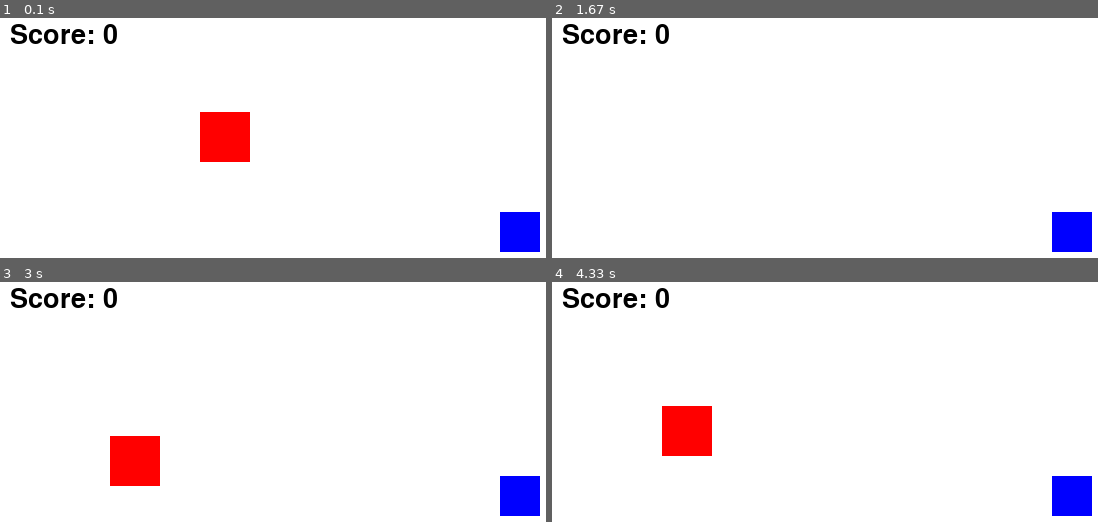
Above: before the commit, frames 1-4 (two rows, left to right).
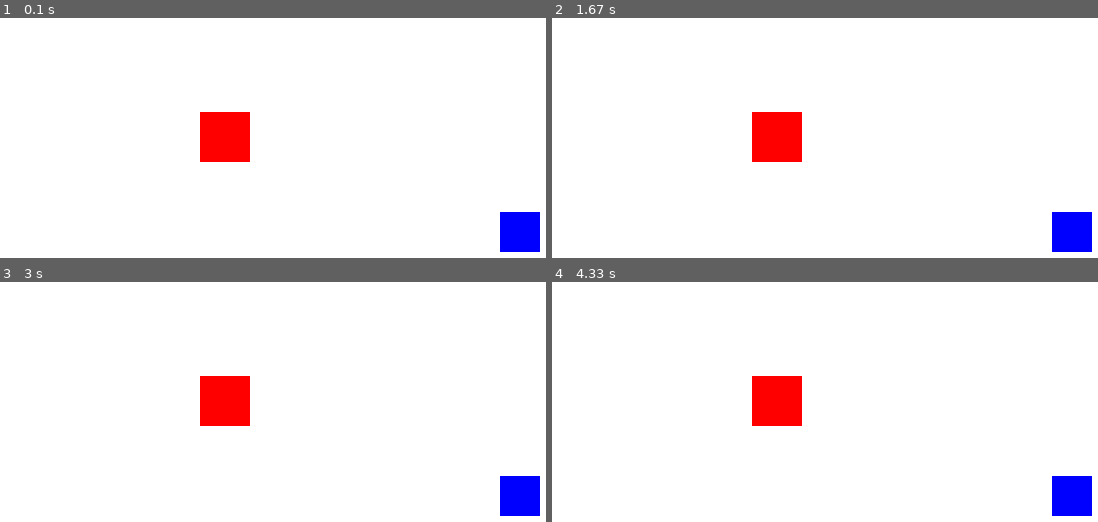
Above: after the commit, the same moments.

Repository: hee1-codeium/pygame-class
Game: pygame game, started from score_sys/score_system_2.py
Two runs of this game, one before a commit and one after it. Both use one fixed random seed, a clock stepped at 60 frames per second and the inputs below.
Inputs:
- Up to frame 1 (0.1 s): no input
- Up to frame 2 (1.67 s): hold A 0.33-0.87 s; hold S 0.9-1.2 s; hold A 1.23-1.63 s
- Up to frame 3 (3 s): hold W 1.67-2.03 s; hold D 2.07-2.7 s; hold S from 2.73 s (still down)
- Up to frame 4 (4.33 s): release S at 3.1 s; hold A 3.13-3.6 s; hold D 3.63-4.1 s; hold W from 4.13 s (still down)

The runs differ from the first frame. In frame 1, 0.7% of the frame differs, in the area x 2-22%, y 2-11%; in frame 2, 2.6%; in frame 3, 4.5%, in the area x 2-46%, y 2-85%; in frame 4, 4.5%.

Commit message:
점수 시스템 실습코드 ~4 까지 추가

Diff:
--- a/score_sys/score_system_2.py
+++ b/score_sys/score_system_2.py
@@ -5,43 +5,38 @@
 screen = pygame.display.set_mode((800, 400))
 clock = pygame.time.Clock()
 
-# 플레이어(사각형) 및 목표물 설정
 rect_x, rect_y = 200, 100
 target_rect = pygame.Rect(500, 200, 40, 40)
-
 score = 0
 
-game_font  = pygame.font.SysFont(None, 40)
+# -------------------------------------------------------------
+# [2단계 추가] 글씨체와 크기 설정하기 (루프 밖)
+# -------------------------------------------------------------
+# 기본 폰트(None), 크기는 40으로 설정
+game_font = pygame.font.SysFont(None, 40)
 
 running = True
 while running:
     clock.tick(60)
     screen.fill((255, 255, 255))
 
-    # 플레이어 이동 로직 (WASD)
-    keys = pygame.key.get_pressed()
-    if keys[pygame.K_a]: rect_x -= 5
-    if keys[pygame.K_d]: rect_x += 5
-    if keys[pygame.K_w]: rect_y -= 5
-    if keys[pygame.K_s]: rect_y += 5
+    # (이동 및 충돌 로직 생략 - 1단계와 동일)
+    player_rect = pygame.Rect(rect_x, rect_y, 50, 50)
+    if player_rect.colliderect(target_rect):
+        score += 10
+        target_rect.x, target_rect.y = 999, 999
 
-    player_rect = pygame.Rect(rect_x, rect_y, 50, 50)
-
-    # 오브젝트 그리기
     pygame.draw.rect(screen, (255, 0, 0), player_rect)
     pygame.draw.rect(screen, (0, 0, 255), target_rect)
 
+    # -------------------------------------------------------------
+    # [2단계 추가] 실시간 점수 숫자를 '글자 도화지'로 구워내기
+    # -------------------------------------------------------------
+    # font.render(텍스트내용, 부드럽게하기여부, 검은색RGB)
     score_surface = game_font.render(f"Score: {score}", True, (0, 0, 0))
-    screen.blit(score_surface, (10, 10))
-
-    if player_rect.colliderect(target_rect):
-        score += 10  # 충돌할 때마다 10점씩 추가!
-        # 목표물을 다른 랜덤 위치로 옮기는 로직 등이 여기에 들어갈 수 있음
-        target_rect.x, target_rect.y = 999, 999 # 임시로 화면 밖으로 치우기
 
     for event in pygame.event.get():
         if event.type == pygame.QUIT: running = False
-
     pygame.display.flip()
 
 pygame.quit()
--- /dev/null
+++ b/score_sys/score_system_3.py
@@ -0,0 +1,51 @@
+import pygame
+import sys
+
+pygame.init()
+screen = pygame.display.set_mode((800, 400))
+clock = pygame.time.Clock()
+
+rect_x, rect_y = 200, 100
+target_rect = pygame.Rect(500, 200, 40, 40)
+score = 0
+game_font = pygame.font.SysFont(None, 40)
+
+running = True
+while running:
+    clock.tick(60)
+
+    # 💡 주의: 배경을 먼저 지워야 글자가 안 묻힙니다!
+    screen.fill((255, 255, 255))
+
+    # 플레이어 이동 제어
+    keys = pygame.key.get_pressed()
+    if keys[pygame.K_a]: rect_x -= 5
+    if keys[pygame.K_d]: rect_x += 5
+    if keys[pygame.K_w]: rect_y -= 5
+    if keys[pygame.K_s]: rect_y += 5
+
+    player_rect = pygame.Rect(rect_x, rect_y, 50, 50)
+
+    # 충돌하면 점수 상승
+    if player_rect.colliderect(target_rect):
+        score += 10
+        target_rect.x, target_rect.y = 999, 999
+
+    pygame.draw.rect(screen, (255, 0, 0), player_rect)
+    pygame.draw.rect(screen, (0, 0, 255), target_rect)
+
+    # 글자 도화지 생성
+    score_surface = game_font.render(f"Score: {score}", True, (0, 0, 0))
+
+    # -------------------------------------------------------------
+    # [3단계 추가] 메인 화면 왼쪽 위 (10, 10) 자리에 점수판 붙이기
+    # -------------------------------------------------------------
+    screen.blit(score_surface, (10, 10))
+
+    for event in pygame.event.get():
+        if event.type == pygame.QUIT: running = False
+
+    pygame.display.flip()
+
+pygame.quit()
+sys.exit()
--- /dev/null
+++ b/score_sys/score_system_4.py
@@ -0,0 +1,86 @@
+import pygame
+import sys
+import random  # 💡 목표물의 랜덤 위치 지정을 위해 추가
+
+# 1. 초기화 및 기본 세팅
+pygame.init()
+SCREEN_WIDTH = 800
+SCREEN_HEIGHT = 400
+screen = pygame.display.set_mode((SCREEN_WIDTH, SCREEN_HEIGHT))
+pygame.display.set_caption("시현이의 목표물 사냥 게임")
+clock = pygame.time.Clock()
+
+# 2. 플레이어(메인 오브젝트) 설정
+rect_x, rect_y = 400, 200
+rect_speed = 5
+
+# 3. 목표 오브젝트들을 담을 '보관함(리스트)' 만들기
+targets = []
+
+# 4. 시간 측정 및 점수 변수 설정
+# pygame.time.get_ticks()는 게임이 시작된 후 흘러간 시간을 밀리초(1초=1000ms)로 알려줍니다.
+last_spawn_time = pygame.time.get_ticks()
+spawn_delay = 1000  # 1초 간격 (1000밀리초)
+score = 0
+
+# 5. 폰트 세팅
+game_font = pygame.font.SysFont(None, 40)
+
+running = True
+while running:
+    clock.tick(60)
+    screen.fill((255, 255, 255))  # 바탕을 하얗게 지우기
+
+    # [현재 시간 체크]
+    current_time = pygame.time.get_ticks()
+
+    # ⏱️ 1초(1000ms)가 지났다면? 새로운 목표물을 화면 전체 범위 중 랜덤으로 생성!
+    if current_time - last_spawn_time > spawn_delay:
+        # 화면 안쪽(여백을 조금 둠)에 생성되도록 범위 지정
+        random_x = random.randint(20, SCREEN_WIDTH - 60)
+        random_y = random.randint(20, SCREEN_HEIGHT - 60)
+
+        # 새 목표물 사각형을 만들어서 보관함(리스트)에 쏙 집어넣기
+        new_target = pygame.Rect(random_x, random_y, 40, 40)
+        targets.append(new_target)
+
+        # 마지막 생성 시간을 현재 시간으로 갱신!
+        last_spawn_time = current_time
+
+    # [플레이어 이동 제어 (WASD)]
+    keys = pygame.key.get_pressed()
+    if keys[pygame.K_a]: rect_x -= rect_speed
+    if keys[pygame.K_d]: rect_x += rect_speed
+    if keys[pygame.K_w]: rect_y -= rect_speed
+    if keys[pygame.K_s]: rect_y += rect_speed
+
+    player_rect = pygame.Rect(rect_x, rect_y, 50, 50)
+
+    # 🎯 [충돌 감지 및 사라지기 처리]
+    # 리스트에서 항목을 지울 때는 뒤에서부터 검사하거나 복사본을 쓰는 것이 안전합니다.
+    for target in targets[:]:
+        if player_rect.colliderect(target):
+            targets.remove(target)  # 충돌한 목표물은 보관함에서 삭제!
+            score += 1             # 점수 1점 획득!
+
+    # 🖌️ [오브젝트 그리기]
+    # 1. 모든 목표물(파란색) 그리기
+    for target in targets:
+        pygame.draw.rect(screen, (0, 0, 255), target)
+
+    # 2. 플레이어(빨간색) 그리기
+    pygame.draw.rect(screen, (255, 0, 0), player_rect)
+
+    # 3. 점수 텍스트 화면에 그리기
+    score_surface = game_font.render(f"Score: {score}", True, (0, 0, 0))
+    screen.blit(score_surface, (10, 10))
+
+    # [이벤트 처리 및 화면 새로고침]
+    for event in pygame.event.get():
+        if event.type == pygame.QUIT:
+            running = False
+
+    pygame.display.flip()
+
+pygame.quit()
+sys.exit()
